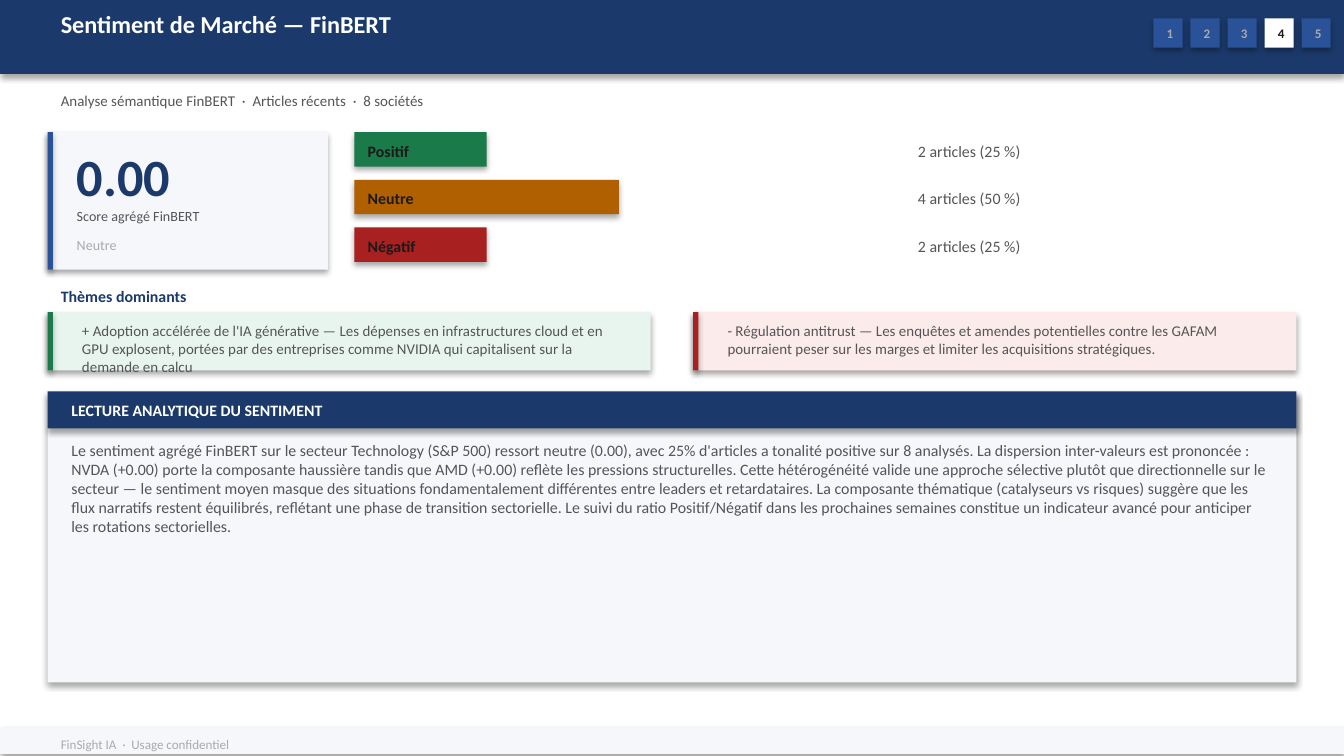
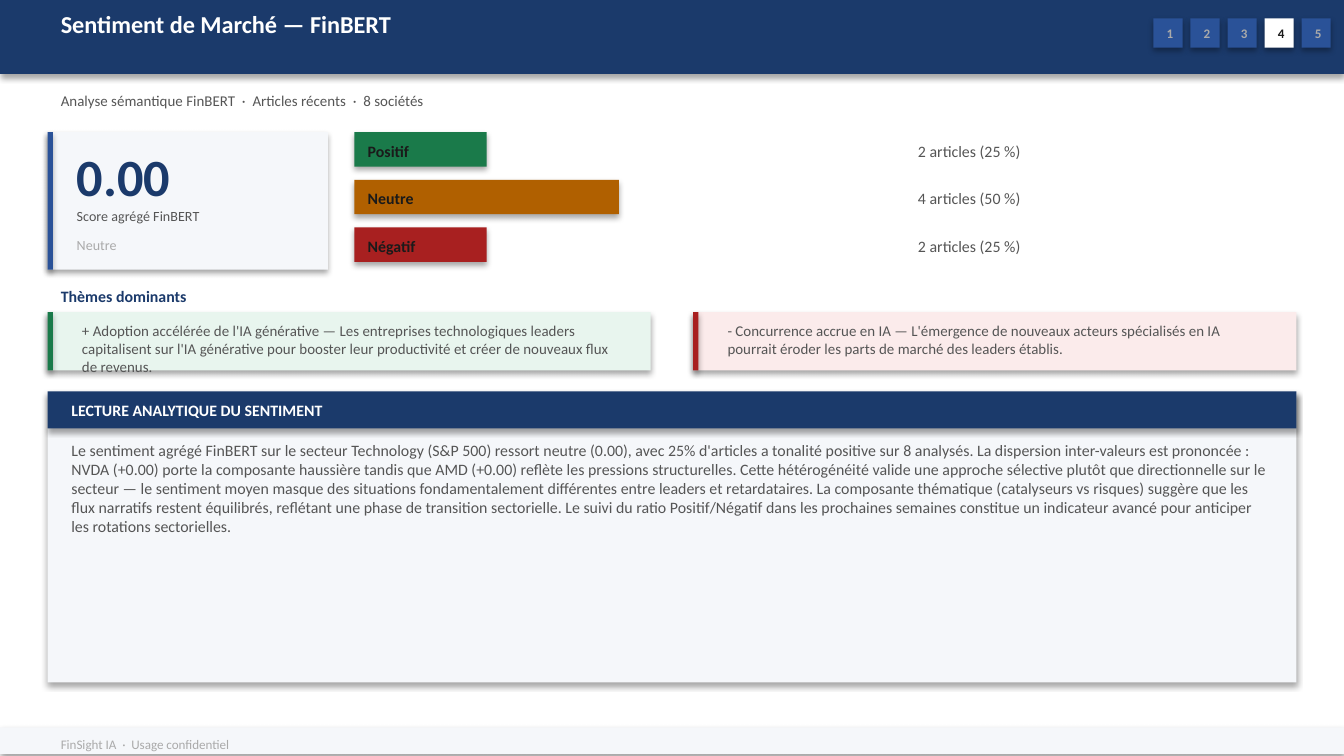
Before and after one commit to baptistejeh07-art/finsight-ia, a slide deck: slide 18 of preview/secteur_Technology_S&P_500/secteur_Technology_S&P_500.pptx. Drawn at 1344x756 pixels with LibreOffice and Linux fonts; fonts in the diff are those of the drawing. Boxes give left, top, right and bottom in pixels: in the first picture for what was removed or moved away, otherwise in the second. Text is boxed around its words. In the diff, an @@ line names an element or a change of style, - is before the commit and + after.

```diff
--- a/preview/secteur_Technology_S&P_500/secteur_Technology_S&P_500.pptx
+++ b/preview/secteur_Technology_S&P_500/secteur_Technology_S&P_500.pptx
@@ text at bbox=[82, 325, 608, 373]: text changed @@
-+ Adoption accélérée de l'IA générative — Les dépenses en infrastructures cloud et en GPU explosent, portées par des entreprises comme NVIDIA qui capitalisent sur la demande en calcu
++ Adoption accélérée de l'IA générative — Les entreprises technologiques leaders capitalisent sur l'IA générative pour booster leur productivité et créer de nouveaux flux de revenus.
@@ text at bbox=[728, 325, 1219, 357]: text changed @@
-- Régulation antitrust — Les enquêtes et amendes potentielles contre les GAFAM pourraient peser sur les marges et limiter les acquisitions stratégiques.
+- Concurrence accrue en IA — L'émergence de nouveaux acteurs spécialisés en IA pourrait éroder les parts de marché des leaders établis.
```
Also in this commit, not shown: 5 other slides changed, 2 other files.
